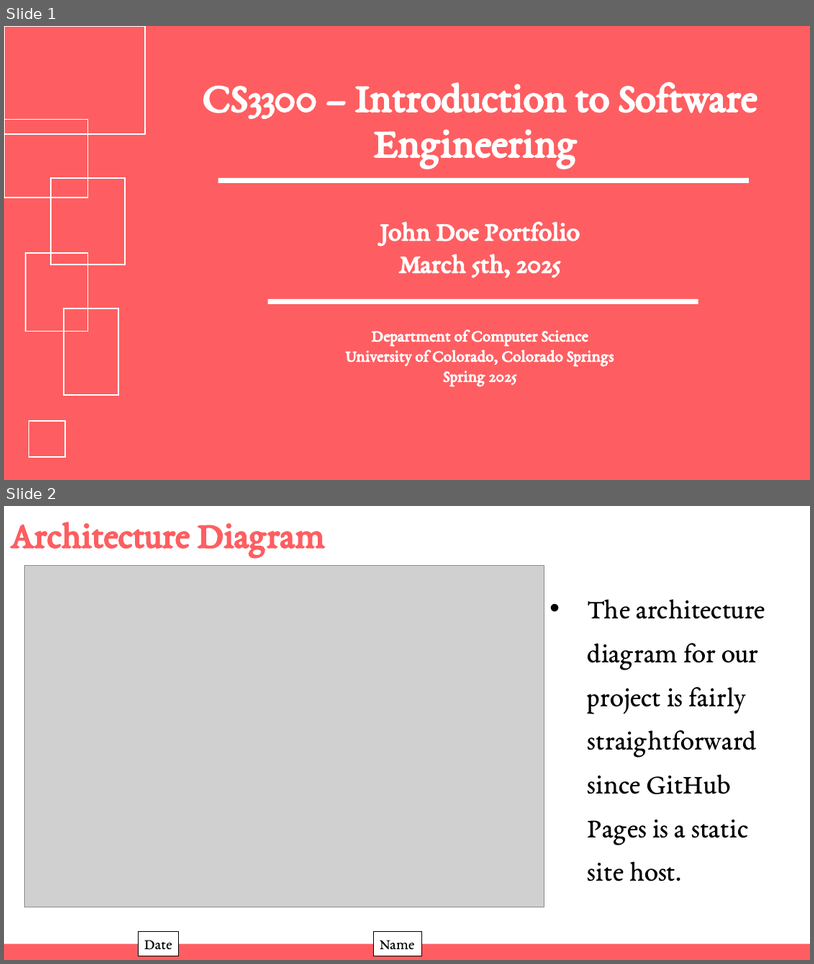
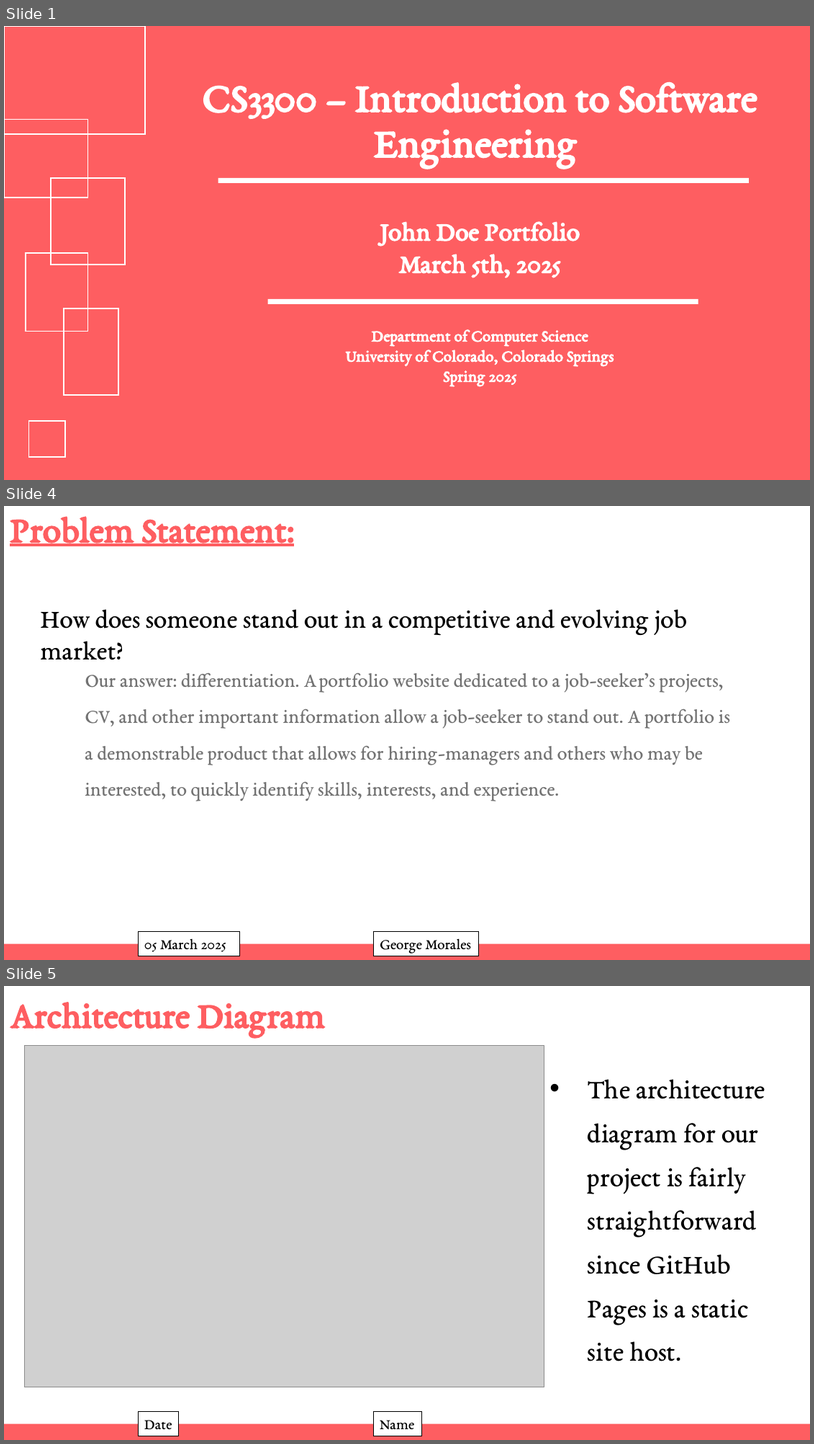
Before and after one commit to WManison/WManison.github.io, a slide deck: docs/CS3300 – Introduction to Software Engineering - Final.pptx. Shown one above the other, each under a label of ours: slides 1 and 2 before the commit, slides 1, 4 and 5 after it; the slides between them are not shown. The pictures are 814x964 and 814x1444 pixels, drawn with LibreOffice and Linux fonts; fonts in the diff are those of the drawing; grey boxes stand for pictures. Boxes give left, top, right and bottom in pixels: in the first picture for what was removed or moved away, otherwise in the second. Text is boxed around its words. In the diff, an @@ line names an element or a change of style, - is before the commit and + after.

```diff
--- a/docs/CS3300 – Introduction to Software Engineering - Final.pptx
+++ b/docs/CS3300 – Introduction to Software Engineering - Final.pptx
@@ slide 4 added at (4, 506, 810, 960), background #FFFFFF @@
@@ title added at (10, 516, 294, 546), 44 pt, text #FE5E61, bold, underline @@
+Problem Statement:
@@ text added at (40, 609, 687, 634), 32 pt, text #000000 @@
+How does someone stand out in a competitive and evolving job market?
@@ text added at (85, 673, 730, 801), 24 pt, text #727272 @@
+Our answer: differentiation. A portfolio website dedicated to a job-seeker’s projects, CV, and other important information allow a job-seeker to stand out. A portfolio is a demonstrable product that allows for hiring-managers and others who may be interested, to quickly identify skills, interests, and experience.
@@ rectangle added at (139, 932, 239, 955), fill #FFFFFF, outline #000000 0.75 pt, 18 pt, text #000000 @@
+05 March 2025
@@ rectangle added at (374, 932, 479, 955), fill #FFFFFF, outline #000000 0.75 pt, 18 pt, text #000000 @@
+George Morales
@@ rectangle added at (4, 943, 810, 960), fill #FE5E61 @@
@@ what was slide 2 is now slide 5 @@
```
Also in this commit, not shown: 13 other slides added, 1 slide removed.
